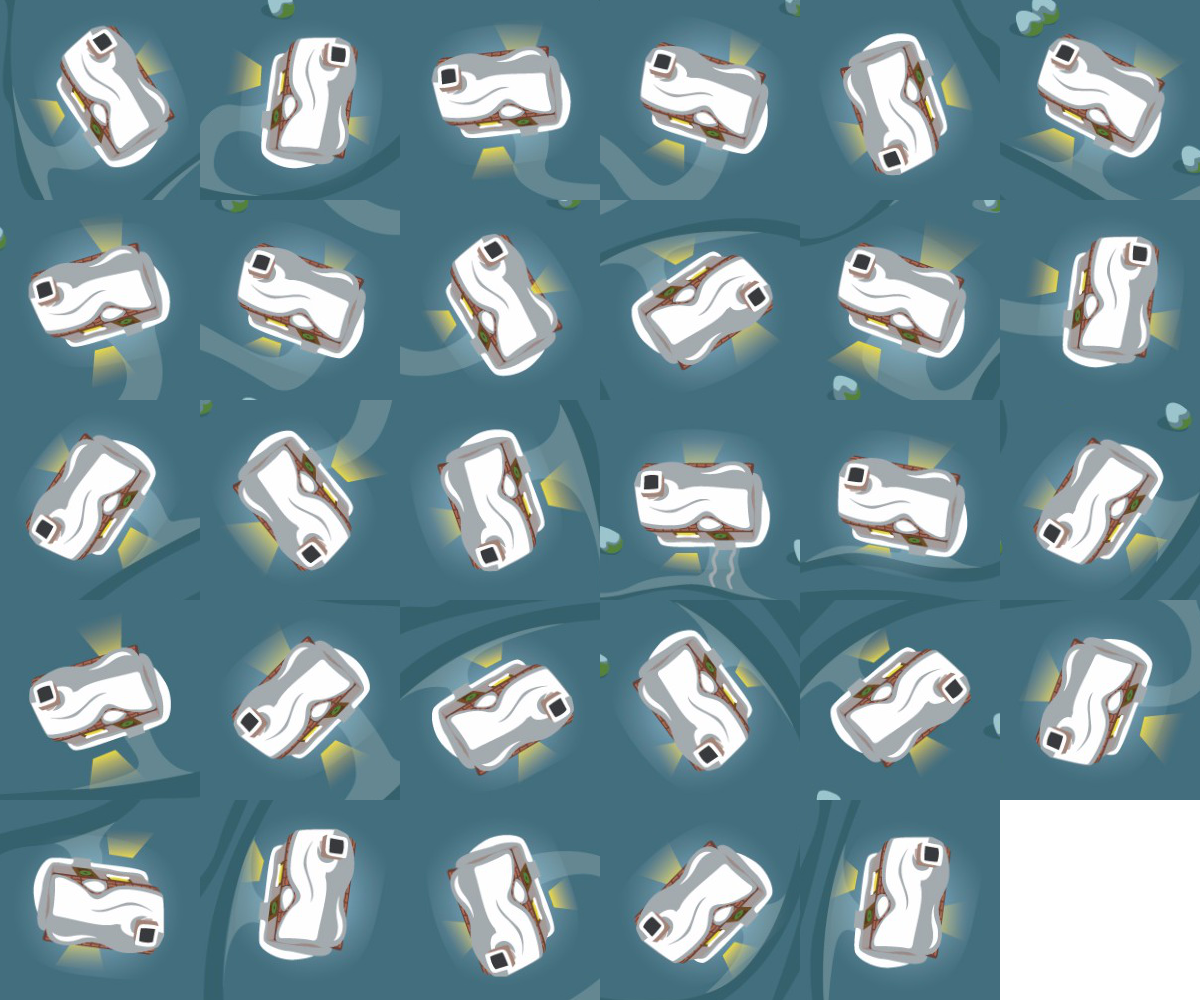
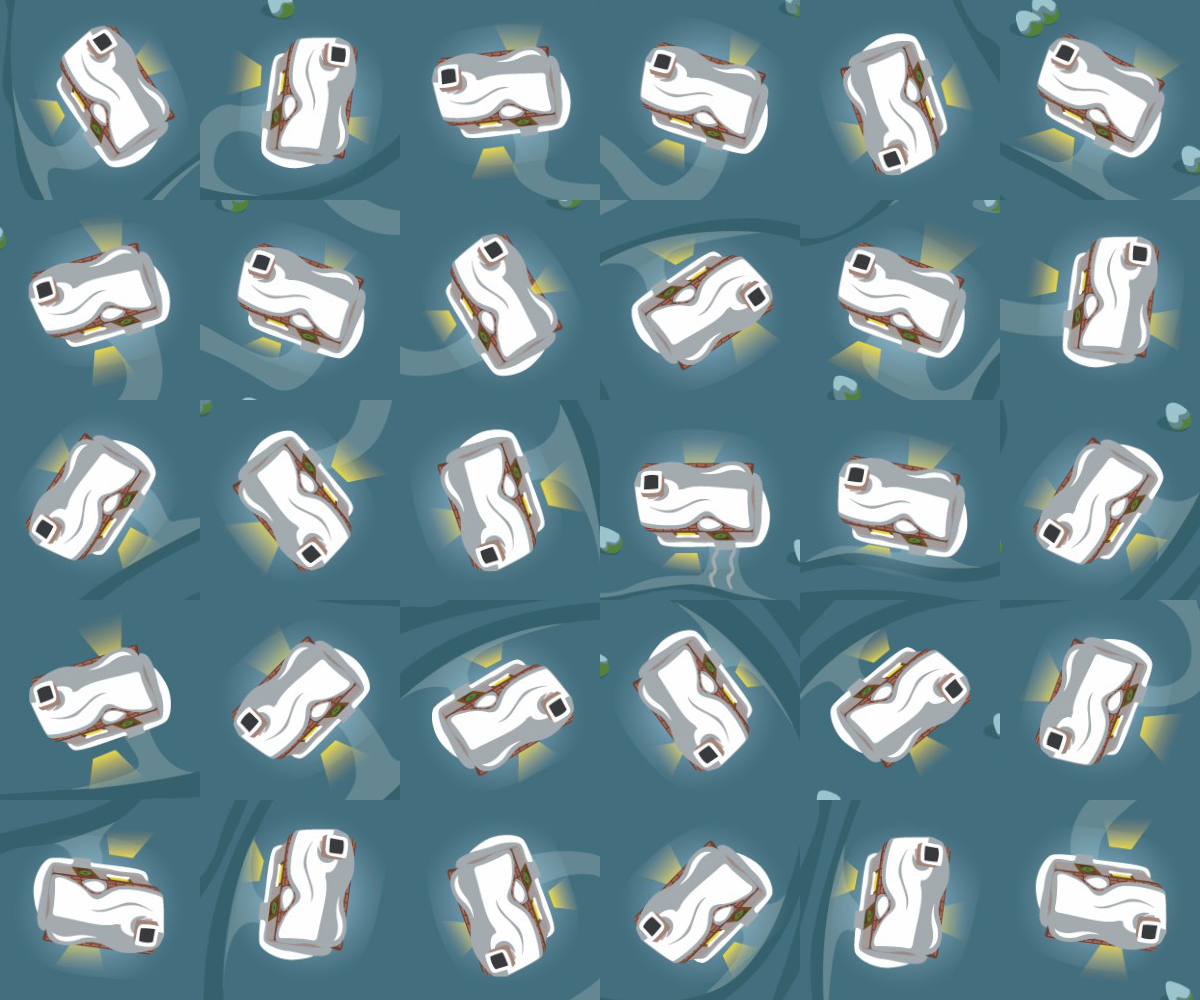
Revision of a layered 1200x1000 image; what changed, layer by layer:
added layer "Pasted Layer #29" above "Pasted Layer #28" over [1000, 800, 1200, 1000]
